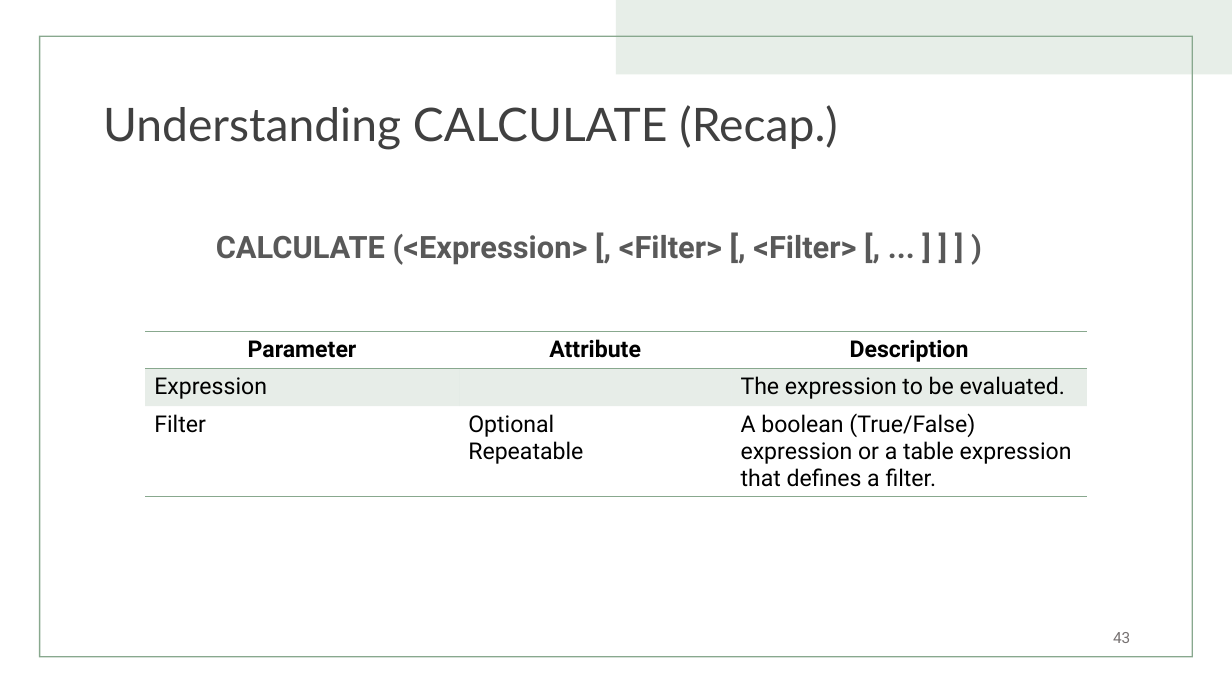
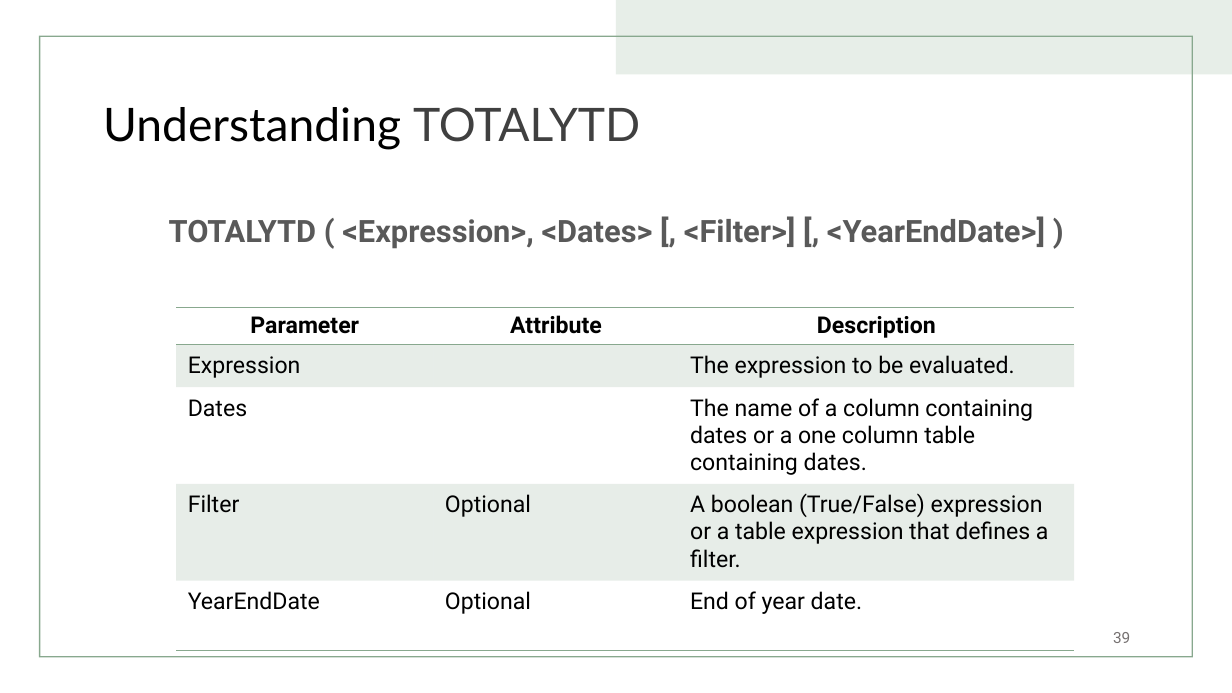
Before and after one commit to TizCloud/DAX-in-A-Day, a slide deck: slide 39 of Data Analysis Expression (DAX) for Power BI - Update.pptx (slide 43 before the commit). Drawn at 1232x693 pixels with LibreOffice and Linux fonts; fonts in the diff are those of the drawing. Boxes give left, top, right and bottom in pixels: in the first picture for what was removed or moved away, otherwise in the second. Text is boxed around its words. In the diff, an @@ line names an element or a change of style, - is before the commit and + after.

```diff
--- a/Data Analysis Expression (DAX) for Power BI - Update.pptx
+++ b/Data Analysis Expression (DAX) for Power BI - Update.pptx
@@ title at bbox=[103, 107, 640, 150]: text changed; text colour #404040 to #000000 @@
-Understanding CALCULATE (Recap.)
+Understanding TOTALYTD
@@ text at bbox=[169, 216, 1045, 249]: text changed @@
-CALCULATE (<Expression> [, <Filter> [, <Filter> [, ... ] ] ] )
+TOTALYTD ( <Expression>, <Dates> [, <Filter>] [, <YearEndDate>] )
@@ table at bbox=[177, 307, 1074, 618] @@
-row 3: Filter | Optional / Repeatable | A boolean (True/False) expression or a table expression that defines a filter.
+row 3: Dates |  | The name of a column containing dates or a one column table containing dates.
+row 4: Filter | Optional | A boolean (True/False) expression or a table expression that defines a filter.
+row 5: YearEndDate | Optional | End of year date.
@@ table: place and size @@
-table at bbox=[145, 331, 1088, 498]
+table at bbox=[177, 307, 1074, 618]
@@ page number at bbox=[1113, 632, 1130, 643]: text changed @@
-43
+39
```
Also in this commit, not shown: 5 other slides changed, 5 slides added, 29 slides removed.
